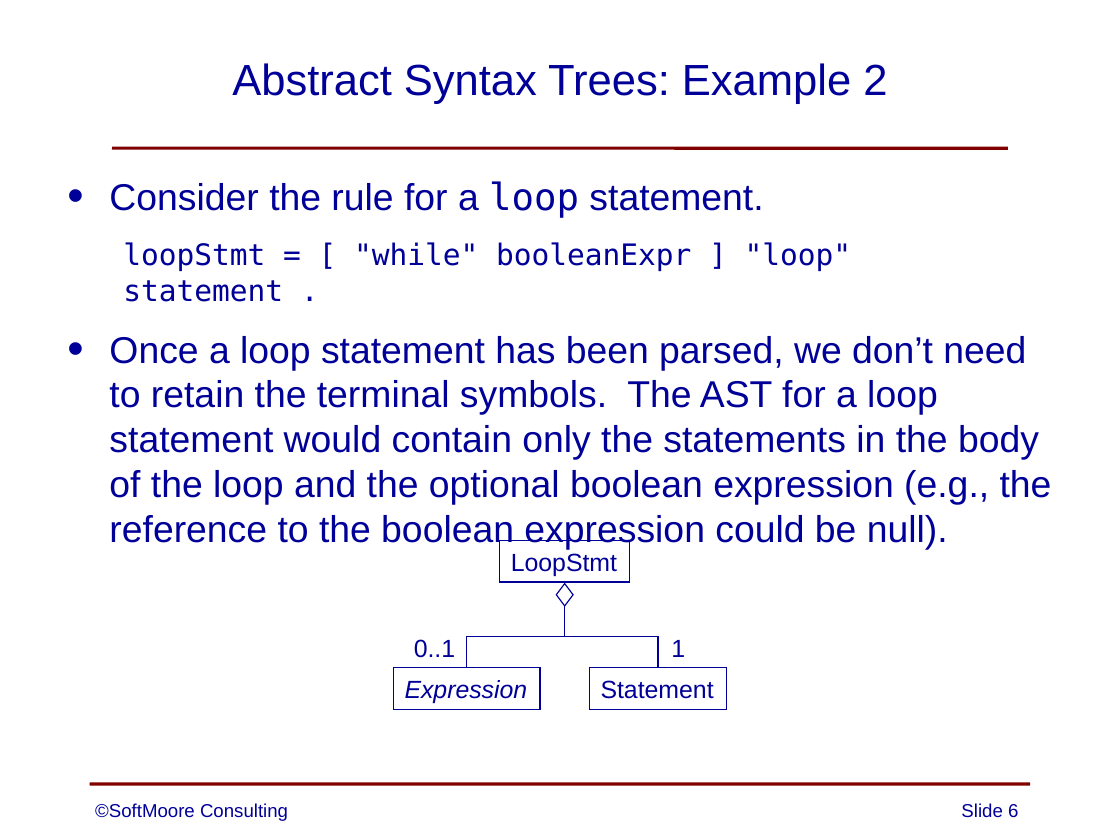
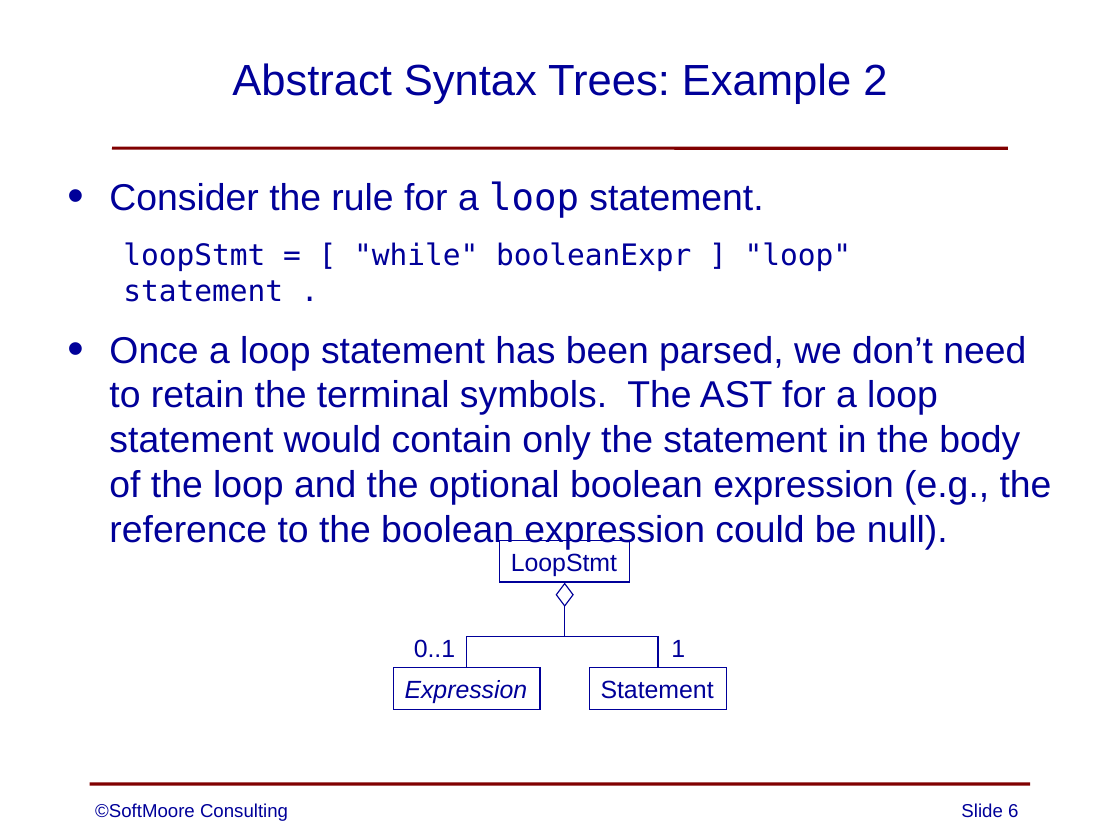
Before and after one commit to SoftMoore/CPRL-Java-4th, a slide deck: slide 6 of PowerPoints/08 - Abstract Syntax Trees.pptx. Drawn at 1120x840 pixels with LibreOffice and Linux fonts; fonts in the diff are those of the drawing. Boxes give left, top, right and bottom in pixels: in the first picture for what was removed or moved away, otherwise in the second. Text is boxed around its words. In the diff, an @@ line names an element or a change of style, - is before the commit and + after.

```diff
--- a/PowerPoints/08 - Abstract Syntax Trees.pptx
+++ b/PowerPoints/08 - Abstract Syntax Trees.pptx
@@ text at (x1=109, y1=336, x2=1052, y2=549): text changed @@
-• Once a loop statement has been parsed, we don’t need to retain the terminal symbols. The AST for a loop statement would contain only the statements in the body of the loop and the optional boolean expression (e.g., the reference to the boolean expression could be null).
+• Once a loop statement has been parsed, we don’t need to retain the terminal symbols. The AST for a loop statement would contain only the statement in the body of the loop and the optional boolean expression (e.g., the reference to the boolean expression could be null).
```
Also in this commit, not shown: 6 other slides changed.
